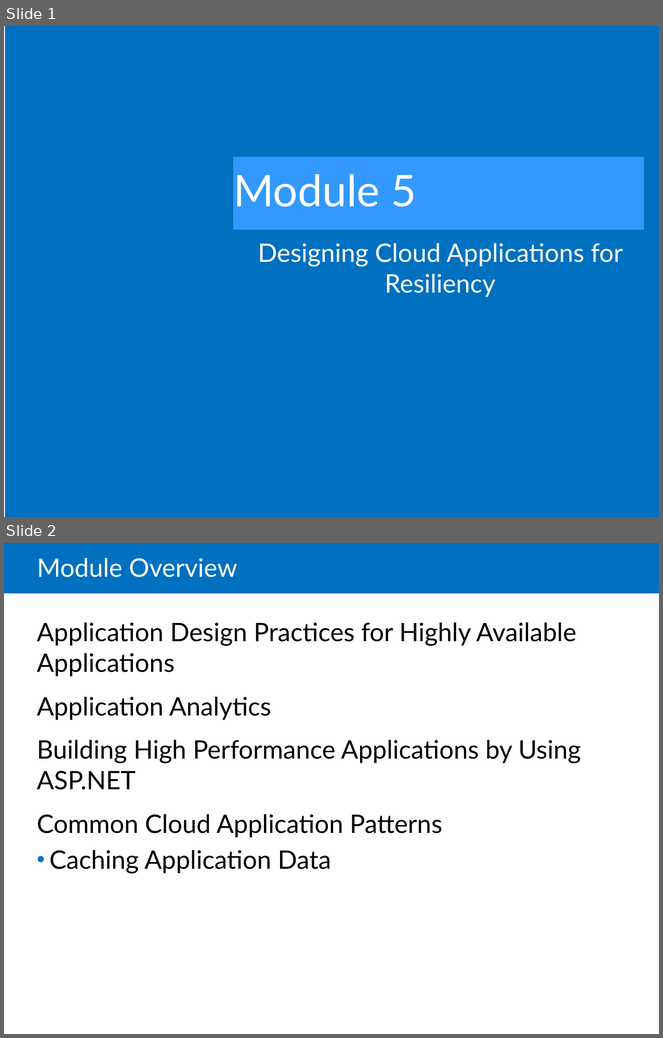
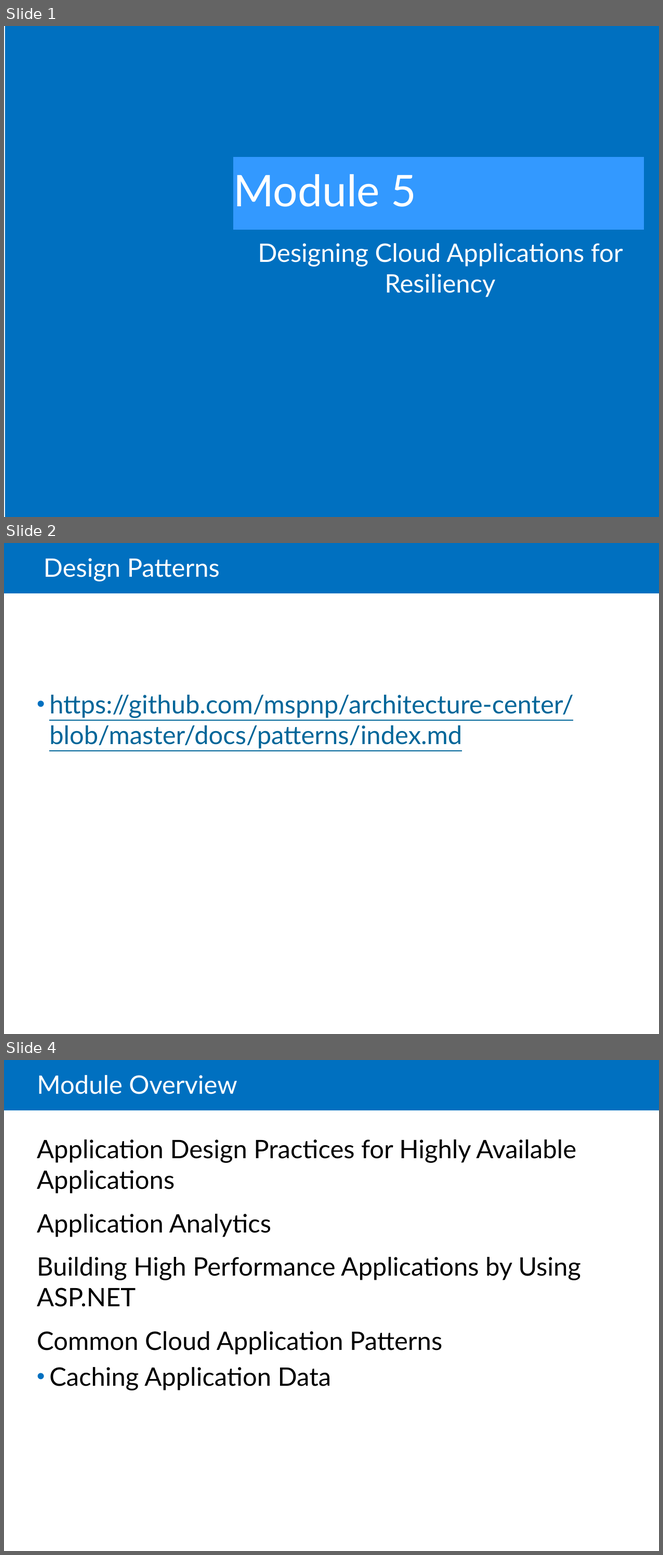
Before and after one commit to LarsKjeldsen/Kursus-az203, a slide deck: Powerpoints/20532C-05_Designing Cloud Applications for Resiliency.pptx. Shown one above the other, each under a label of ours: slides 1 and 2 before the commit, slides 1, 2 and 4 after it; the slides between them are not shown. The pictures are 663x1038 and 663x1555 pixels, drawn with LibreOffice and Linux fonts; fonts in the diff are those of the drawing. Boxes give left, top, right and bottom in pixels: in the first picture for what was removed or moved away, otherwise in the second. Text is boxed around its words. In the diff, an @@ line names an element or a change of style, - is before the commit and + after.

```diff
--- a/Powerpoints/20532C-05_Designing Cloud Applications for Resiliency.pptx
+++ b/Powerpoints/20532C-05_Designing Cloud Applications for Resiliency.pptx
@@ slide 2 added at bbox=[4, 543, 659, 1034], background #FFFFFF; not listed: 1 template element that a slide beside it also shows @@
@@ title added at bbox=[44, 558, 220, 581], 28 pt, text #FFFFFF @@
+Design Patterns
@@ text added at bbox=[49, 695, 574, 749], 28 pt, text #006699, underline @@
+• https://github.com/mspnp/architecture-center/blob/master/docs/patterns/index.md
@@ what was slide 2 is now slide 4 @@
```
Also in this commit, not shown: 2 slides changed, 1 other slide added.
